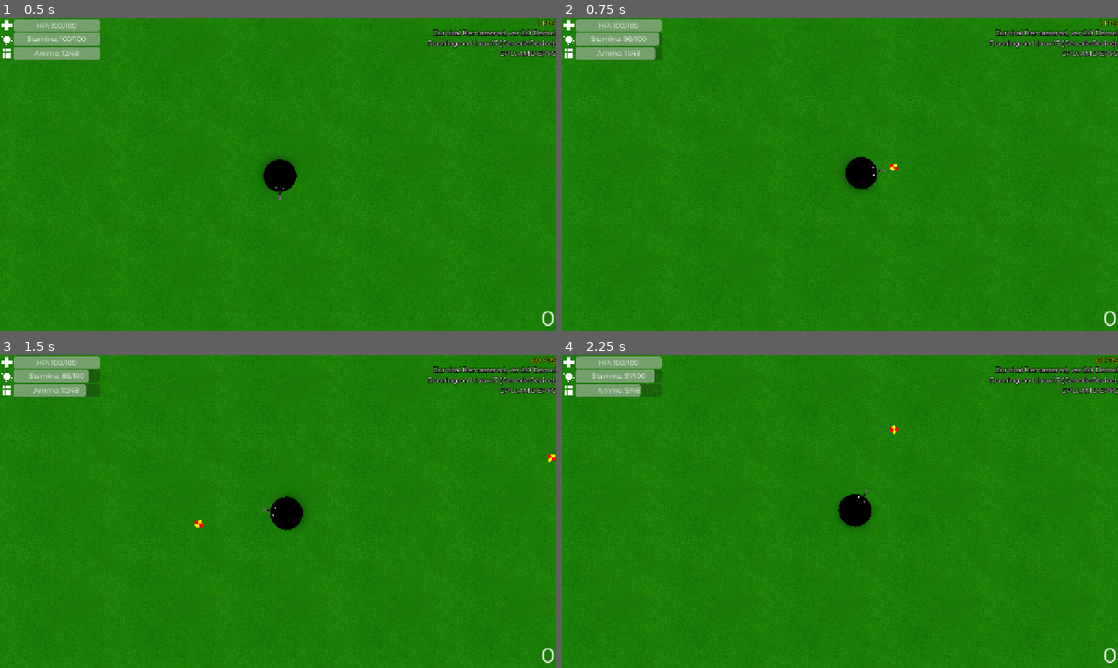
Above: before the commit, frames 1-4 (two rows, left to right).
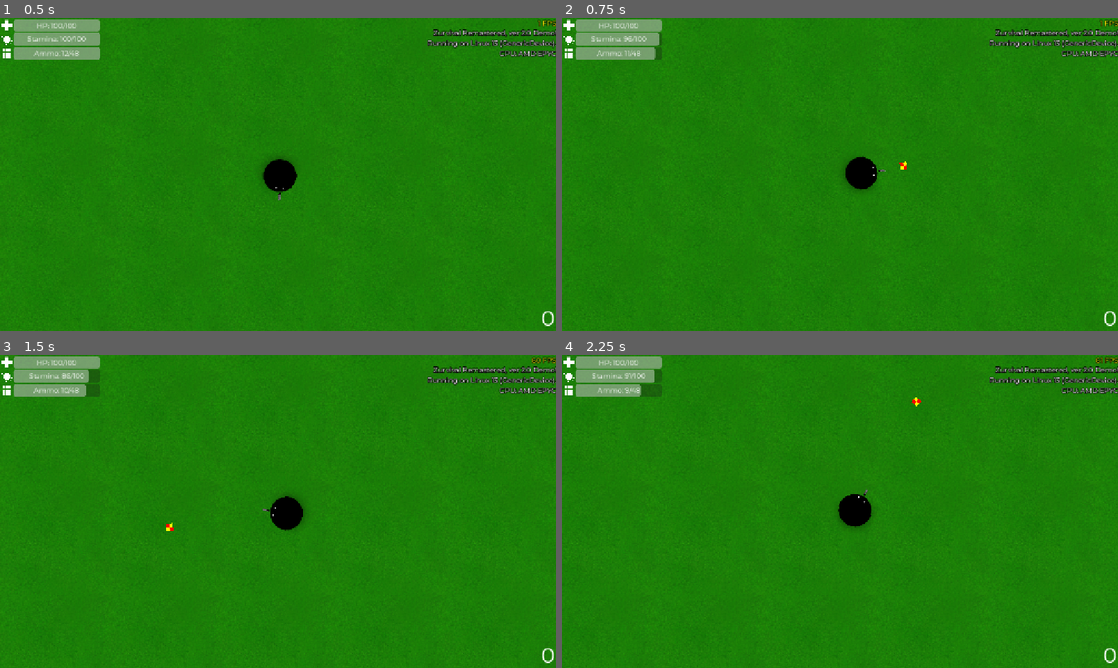
Above: after the commit, the same moments.

Repository: klodskateam/zurvival-remastered
Game: Godot game, scene res://game.tscn
Same seed, same stepped clock (60 frames per second), same inputs: the game is played once before the commit and once after it. This scene is started directly instead of the project's main scene.
Inputs (mouse positions are in pixels of both pictures, inside the frame that each line leads up to):
- Up to frame 1 (0.5 s): no input
- Up to frame 2 (0.75 s): tap Enter at 0.5 s; move the mouse to (962, 158) at 0.52 s; hold D (right) from 0.53 s (still down); hold Shift (run) from 0.53 s (still down); click (962, 158) at 0.67 s
- Up to frame 3 (1.5 s): release D (right) at 1.25 s; release Shift (run) at 1.25 s; drag from (166, 527) to (467, 473) at 1.27 s
- Up to frame 4 (2.25 s): move the mouse to (895, 442) at 2.02 s; press the mouse at (895, 442) at 2.03 s; hold D (right) from 2.03 s (still down)

Frame 1 is identical in both runs. In frame 2, less than 0.1% of the frame differs, in the area x 59-62%, y 45-49%; in frame 3, less than 0.1%, in the area x 29-100%, y 31-57%; in frame 4, less than 0.1%.
Error in both runs: Invalid type in function 'set_locale' in base 'TranslationServer'. Cannot convert argument 1 from Nil to String. (res://global.gd:24)

Commit message:
скорость выше всего

Diff:
--- a/background.gd
+++ b/background.gd
@@ -36,9 +36,9 @@
 const images = 8
 # Called when the node enters the scene tree for the first time.
 func _ready() -> void:
-	if randi_range(1, images) == 1: # хотелось бы рандомнее, а то показывается один фон несколько раз
-		texture = BG1[0]
-		$Label.text = tr("$createdby") + " " + BG1[1]
+	if randi_range(1, images) == 1:
+			texture = BG1[0]
+			$Label.text = tr("$createdby") + " " + BG1[1]
 	if randi_range(1, images) == 2:
 			texture = BG2[0]
 			$Label.text = tr("$createdby") + " " + BG2[1]
@@ -59,7 +59,7 @@
 			$Label.text = tr("$createdby") + " " + BG7[1]
 	if randi_range(1, images) == 8:
 			texture = BG8[0]
-			Label.text = tr("$createdby") + " " + BG8[1]
+			$Label.text = tr("$createdby") + " " + BG8[1]
 
 
 
--- a/bullet.gd
+++ b/bullet.gd
@@ -1,6 +1,6 @@
 extends RigidBody2D
 
-const SPEED = 1000
+const SPEED = 1450
 const DAMAGE = 100
 
 func _physics_process(delta):
--- a/player.gd
+++ b/player.gd
@@ -76,9 +76,9 @@
 		if (VINOSLIVOST <= MAX_VINOSLIVOST) and (SPEED != RUN_SPEED):
 			VINOSLIVOST += 0.1
 			$Camera2D.zoom = Vector2(1, 1)
-	if (VINOSLIVOST <= 45) and !Input.is_action_pressed("run"):
+	if (VINOSLIVOST <= 35) and !Input.is_action_pressed("run"):
 		RUNLOCK = 1
-	if (VINOSLIVOST >= 45):
+	if (VINOSLIVOST >= 35):
 		RUNLOCK = 0
 
 
